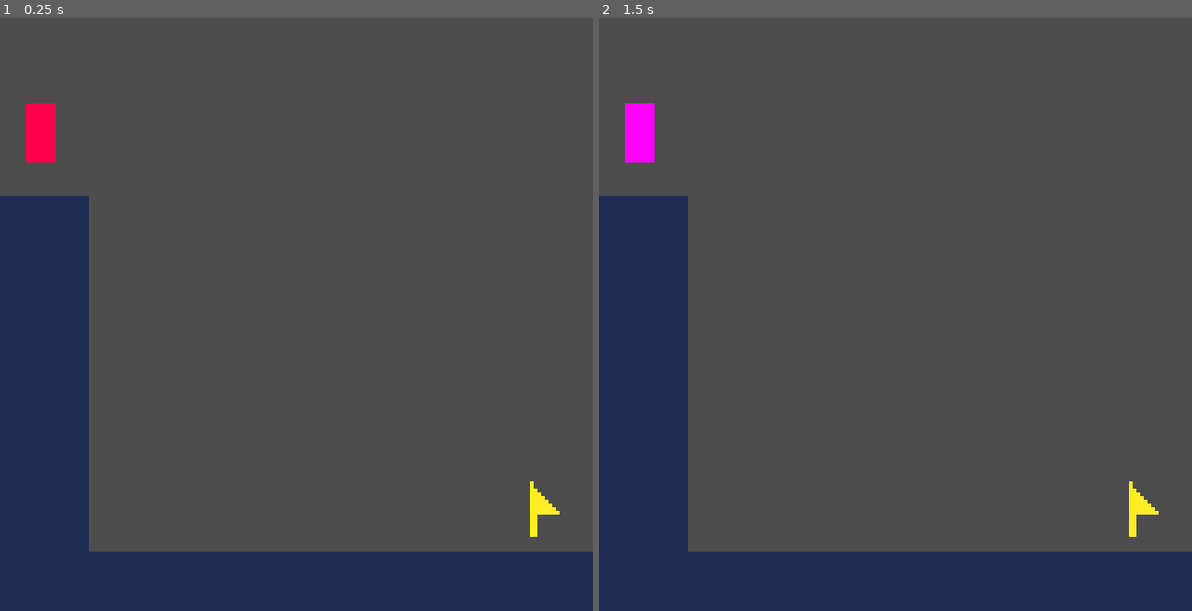
Above: before the commit, frames 1-2 (left to right).
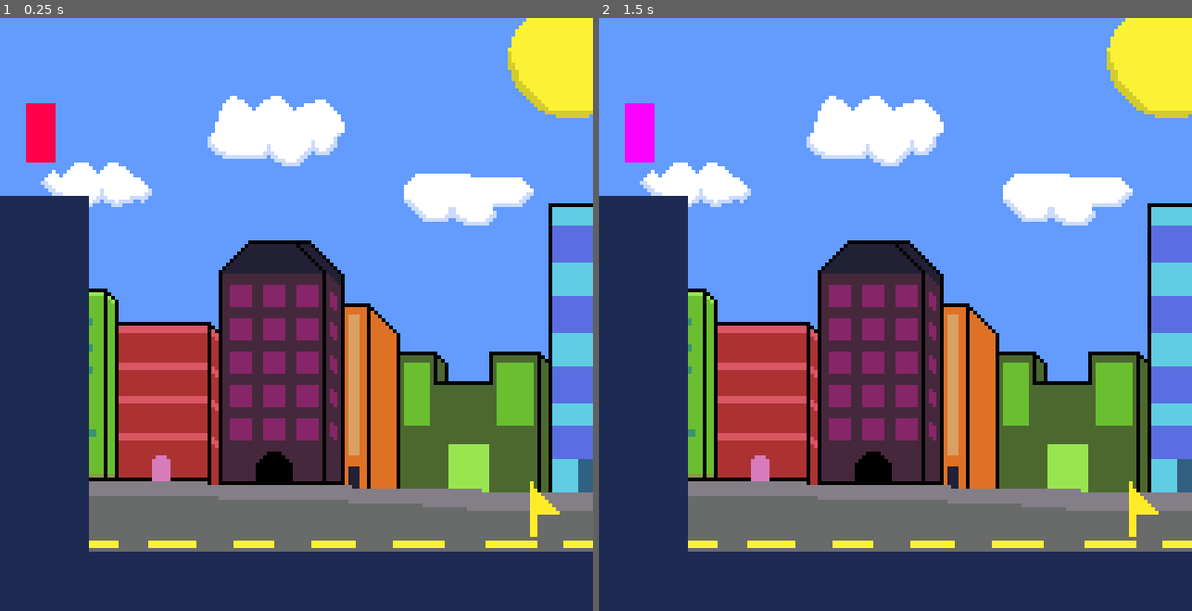
Above: after the commit, the same moments.

Repository: BurrrntToast/ludum-dare-55
Game: Godot game, scene res://scenes/dev stuff/dev_level.tscn
Two runs of this game, one before a commit and one after it. Both use one fixed random seed, a clock stepped at 60 frames per second and the inputs below.
Inputs:
- Up to frame 1 (0.25 s): no input
- Up to frame 2 (1.5 s): tap Enter at 0.5 s; hold D (right) from 0.53 s (still down); tap E (summon) at 0.6 s; tap Space (jump) at 0.77, 0.8, 1.07, 1.25, 1.35 s

The runs differ from the first frame. In frame 1, 80% of the frame differs, in the area x 0-100%, y 0-90%; in frame 2, 80%.
Error before the commit: Invalid operands 'float' and 'Vector2' in operator '+'. (res://entities/player/player.gd:25)
Error after the commit: Invalid operands 'float' and 'Vector2' in operator '+'. (res://entities/player/player.gd:36)

Commit message:
stopped player moving while spawning
 + some other bits

#2

Diff:
--- /dev/null
+++ b/godot-project/default_bus_layout.tres
@@ -0,0 +1,15 @@
+[gd_resource type="AudioBusLayout" format=3 uid="uid://dh7553bphhj4l"]
+
+[resource]
+bus/1/name = &"SFX"
+bus/1/solo = false
+bus/1/mute = false
+bus/1/bypass_fx = false
+bus/1/volume_db = 0.0
+bus/1/send = &"Master"
+bus/2/name = &"Music"
+bus/2/solo = false
+bus/2/mute = false
+bus/2/bypass_fx = false
+bus/2/volume_db = 0.0
+bus/2/send = &"Master"
--- a/godot-project/entities/player/player.gd
+++ b/godot-project/entities/player/player.gd
@@ -1,6 +1,9 @@
 extends CharacterBody2D
 
 const STATIC_PLAYER = preload("res://entities/static player/static_player.tscn")
+
+@onready var jump_sound = $JumpSound
+@onready var summon_sound = $SummonSound
 
 @export var speed : float = 150.0
 
@@ -12,24 +15,34 @@
 @onready var jump_gravity : float = ((-2.0 * jump_height) / (time_to_peak_time * time_to_peak_time)) * -1.0
 @onready var fall_gravity : float = ((-2.0 * jump_height) / (time_to_descent_time * time_to_descent_time)) * -1.0
 
+var is_active : bool = false
+
 func _process(delta):
+
+	print(is_active)
+
+	if is_on_floor() and !is_active:
+		is_active = true
 
 	if Input.is_action_just_pressed("summon"):
 		var STATIC_PLAYER_INSTANCE = STATIC_PLAYER.instantiate()
 		STATIC_PLAYER_INSTANCE.global_position = global_position
 		GlobalScript.current_shell_holder.add_child(STATIC_PLAYER_INSTANCE)
 		global_position.y = -20
-		$SummonSound.play()
+		is_active = false
+		summon_sound.play()
 
 func _physics_process(delta):
 	velocity.y += get_gravity() * delta # apply gravity
-	handle_movement()
+
+	if is_active:
+		handle_movement_input()
+
 	move_and_slide()
 
-func handle_movement():
+func handle_movement_input():
 
 	if Input.is_action_just_pressed("jump") and is_on_floor():
-
 		jump()
 
 
@@ -41,7 +54,7 @@
 
 func jump():
 	velocity.y = jump_velocity
-	$JumpSound.play()
+	jump_sound.play()
 
 func get_gravity():
 	if velocity.y < 0.0: return jump_gravity
--- a/godot-project/entities/player/player.tscn
+++ b/godot-project/entities/player/player.tscn
@@ -1,8 +1,8 @@
 [gd_scene load_steps=6 format=3 uid="uid://cuq3w1clum66o"]
 
 [ext_resource type="Script" path="res://entities/player/player.gd" id="1_v3wnx"]
-[ext_resource type="AudioStream" uid="uid://bhb0edo6p26nk" path="res://resources/Sounds/jump.wav" id="2_738ji"]
-[ext_resource type="AudioStream" uid="uid://dn8wjvou15ilr" path="res://resources/Sounds/explosion.wav" id="3_bps3n"]
+[ext_resource type="AudioStream" uid="uid://bhb0edo6p26nk" path="res://resources/sounds/jump.wav" id="2_738ji"]
+[ext_resource type="AudioStream" uid="uid://dn8wjvou15ilr" path="res://resources/sounds/explosion.wav" id="3_bps3n"]
 
 [sub_resource type="RectangleShape2D" id="RectangleShape2D_c1mkl"]
 size = Vector2(8, 16)
@@ -36,7 +36,9 @@
 [node name="JumpSound" type="AudioStreamPlayer" parent="."]
 stream = ExtResource("2_738ji")
 volume_db = -18.366
+bus = &"SFX"
 
 [node name="SummonSound" type="AudioStreamPlayer" parent="."]
 stream = ExtResource("3_bps3n")
 volume_db = -18.366
+bus = &"SFX"
--- a/godot-project/scenes/dev stuff/dev_level.tscn
+++ b/godot-project/scenes/dev stuff/dev_level.tscn
@@ -1,8 +1,9 @@
-[gd_scene load_steps=8 format=3 uid="uid://28286us3jo6x"]
+[gd_scene load_steps=9 format=3 uid="uid://28286us3jo6x"]
 
 [ext_resource type="Texture2D" uid="uid://lnasehkylpjn" path="res://resources/textures/8x8.png" id="1_4ph17"]
 [ext_resource type="PackedScene" uid="uid://cuq3w1clum66o" path="res://entities/player/player.tscn" id="1_a4s0e"]
 [ext_resource type="Script" path="res://scenes/dev stuff/dev_level.gd" id="1_ywec5"]
+[ext_resource type="Texture2D" uid="uid://c85sssdpboxc5" path="res://resources/textures/CityBackground.png" id="2_mnh0r"]
 [ext_resource type="Texture2D" uid="uid://bjmavdja4jcw4" path="res://resources/pico-8-extended.png" id="3_t4ns5"]
 [ext_resource type="PackedScene" uid="uid://cyd5t8xs3rsh6" path="res://entities/level flag/flag.tscn" id="5_irt18"]
 
@@ -22,6 +23,10 @@
 [node name="DevLevel" type="Node2D"]
 script = ExtResource("1_ywec5")
 
+[node name="CityBackground" type="Sprite2D" parent="."]
+position = Vector2(80, 80)
+texture = ExtResource("2_mnh0r")
+
 [node name="TileMap" type="TileMap" parent="."]
 modulate = Color(0.113725, 0.168627, 0.32549, 1)
 tile_set = SubResource("TileSet_auysc")
@@ -30,6 +35,8 @@
 
 [node name="Player" parent="." instance=ExtResource("1_a4s0e")]
 position = Vector2(7, 23)
+jump_height = 20.0
+time_to_peak_time = 0.2
 time_to_descent_time = 0.3
 
 [node name="Pico-8-extended" type="Sprite2D" parent="."]
Not shown, changed: godot-project/resources/Sounds/explosion.wav.import
Not shown, changed: godot-project/resources/Sounds/jump.wav.import
Binary file added: godot-project/resources/textures/CityBackground.png
Not shown, added: godot-project/resources/textures/CityBackground.png.import
